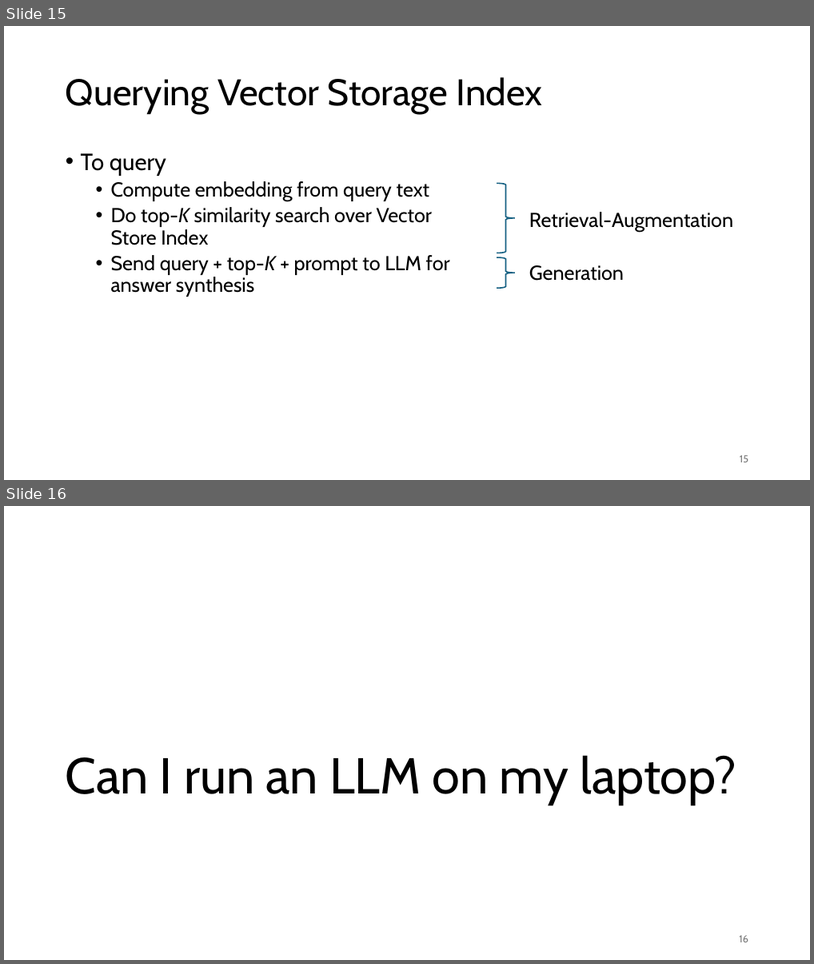
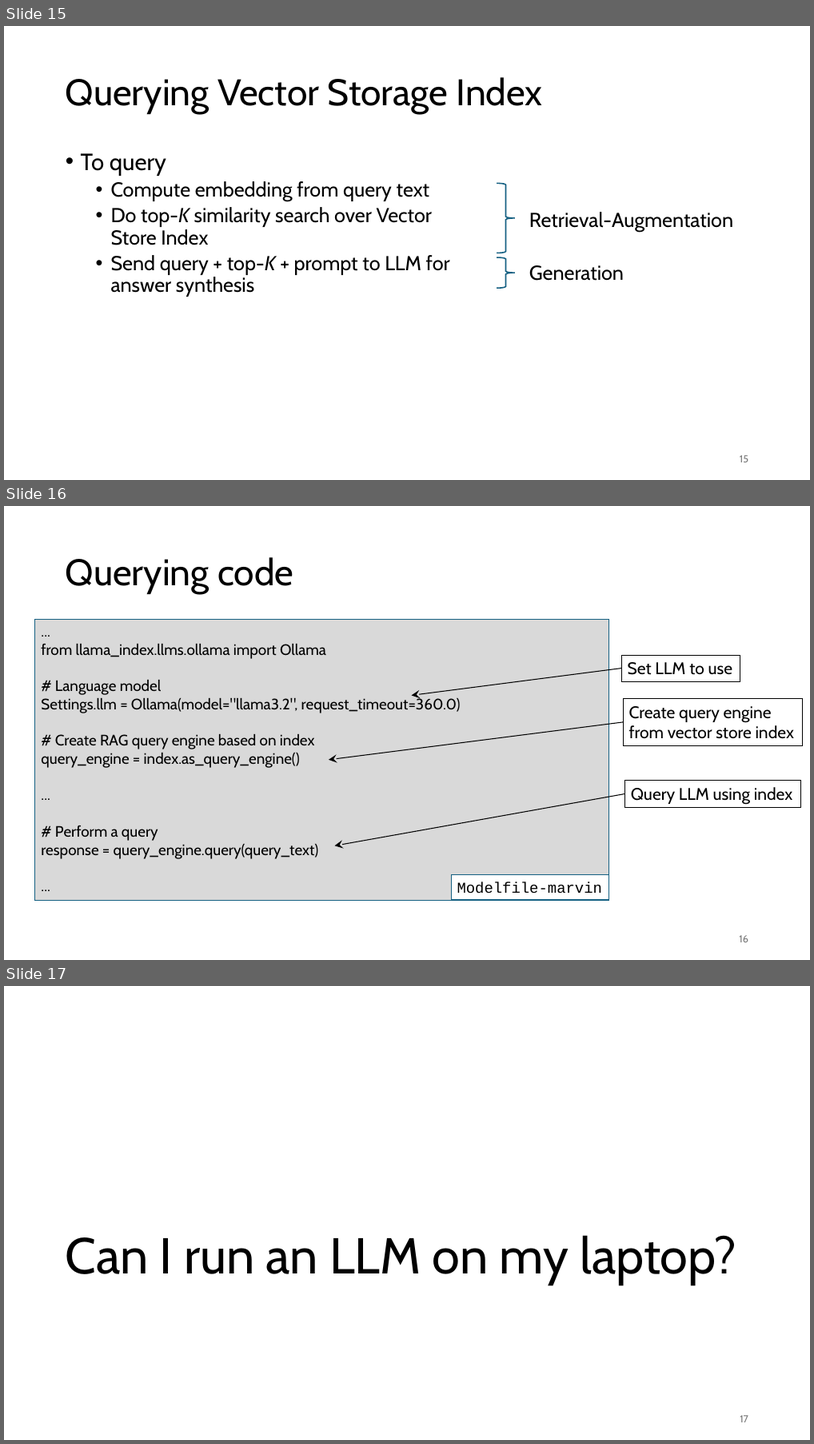
Before and after one commit to gjbex/Deploying-LLMs-locally, a slide deck: local_LLMs.pptx. Shown one above the other, each under a label of ours: slides 15 and 16 before the commit, slides 15, 16 and 17 after it. The pictures are 814x964 and 814x1444 pixels, drawn with LibreOffice and Linux fonts; fonts in the diff are those of the drawing. Boxes give left, top, right and bottom in pixels: in the first picture for what was removed or moved away, otherwise in the second. Text is boxed around its words. In the diff, an @@ line names an element or a change of style, - is before the commit and + after.

Commit message:
Add slides on model sizes

```diff
--- a/local_LLMs.pptx
+++ b/local_LLMs.pptx
@@ slide 16 added at box(4, 506, 810, 960), background #FFFFFF @@
@@ title added at box(66, 557, 294, 594), 44 pt, text #000000 @@
+Querying code
@@ rectangle added at box(35, 619, 610, 900), fill #D9D9D9, outline #156082 0.75 pt, 18 pt, text #000000 @@
+...
+from llama_index.llms.ollama import Ollama
+# Language model
+Settings.llm = Ollama(model="llama3.2", request_timeout=360.0)
+# Create RAG query engine based on index
+query_engine = index.as_query_engine()
+...
+# Perform a query
+response = query_engine.query(query_text)
+...
@@ arrow added from (622, 668) to (412, 696), #000000 1 pt @@
@@ rectangle added at box(622, 655, 740, 681), outline #000000 0.75 pt, 20 pt, text #000000 @@
+Set LLM to use
@@ rectangle added at box(623, 698, 802, 745), outline #000000 0.75 pt, 20 pt, text #000000 @@
+Create query engine
+from vector store index
@@ arrow added from (623, 722) to (329, 760), #000000 1 pt @@
@@ rectangle added at box(626, 780, 802, 808), outline #000000 0.75 pt, 20 pt, text #000000 @@
+Query LLM using index
@@ arrow added from (626, 794) to (335, 845), #000000 1 pt @@
@@ rectangle added at box(452, 875, 610, 899), fill #FFFFFF, outline #156082 0.75 pt, 18 pt, text #000000 @@
+Modelfile-marvin
@@ page number added at box(739, 935, 749, 942), 12 pt, text #797979 @@
+16
@@ what was slide 16 is now slide 17 @@
@@ page number at box(740, 1415, 749, 1422): text changed @@
-16
+17
```
Also in this commit, not shown: 1 slide changed, 1 other slide added.
